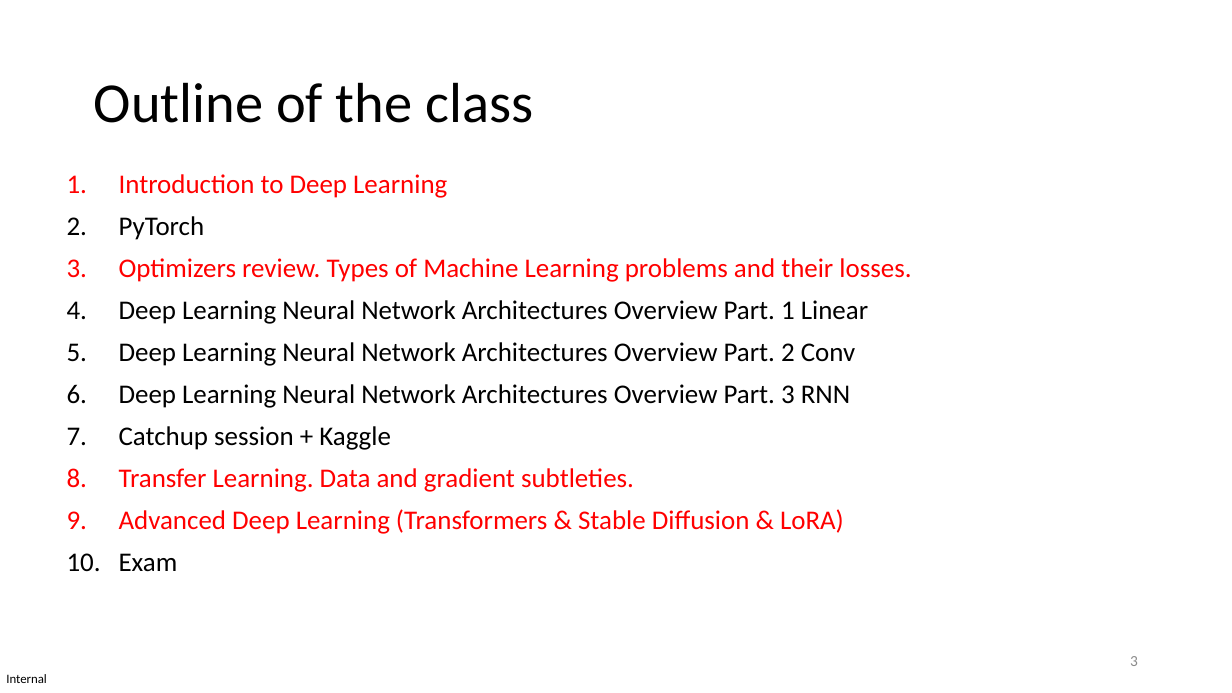
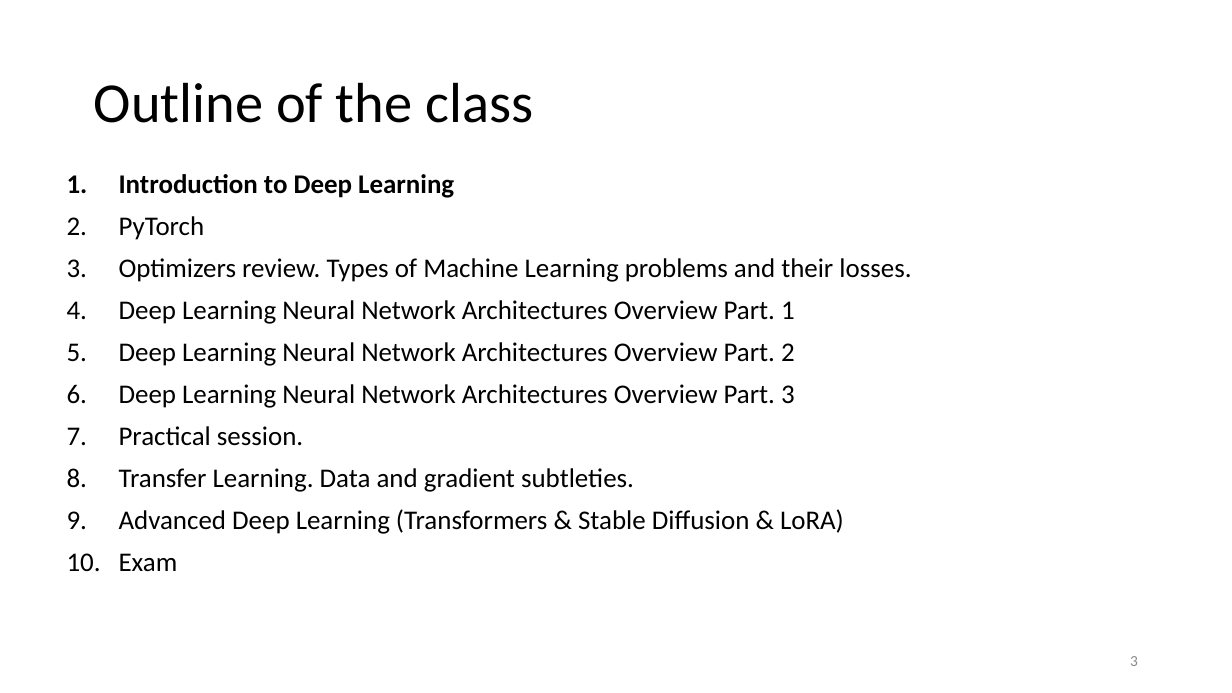
Before and after one commit to MICS-Lab/DeepLearningCourse2025, a slide deck: slide 3 of Slides/Slides_1.pptx. Drawn at 1232x693 pixels with LibreOffice and Linux fonts; fonts in the diff are those of the drawing. Boxes give left, top, right and bottom in pixels: in the first picture for what was removed or moved away, otherwise in the second. Text is boxed around its words. In the diff, an @@ line names an element or a change of style, - is before the commit and + after.

```diff
--- a/Slides/Slides_1.pptx
+++ b/Slides/Slides_1.pptx
@@ text at box(119, 174, 911, 534): text colour #FF0000 to #000000 in "Introduction to Deep Learning", "Optimizers review. Types of Machine Learning problems ...", "Transfer Learning. Data and gradient subtleties.", "Advanced Deep Learning (Transformers & Stable Diffusion ..."; bold on in "Introduction to Deep Learning" @@
@@ text at box(119, 300, 795, 446): text changed @@
-4. Deep Learning Neural Network Architectures Overview Part. 1 Linear
-5. Deep Learning Neural Network Architectures Overview Part. 2 Conv
-6. Deep Learning Neural Network Architectures Overview Part. 3 RNN
-7. Catchup session + Kaggle
+4. Deep Learning Neural Network Architectures Overview Part. 1
+5. Deep Learning Neural Network Architectures Overview Part. 2
+6. Deep Learning Neural Network Architectures Overview Part. 3
+7. Practical session.
@@ text removed at box(6, 674, 47, 683) @@
-Internal
```
Also in this commit, not shown: 33 other slides changed, 1 other file.
